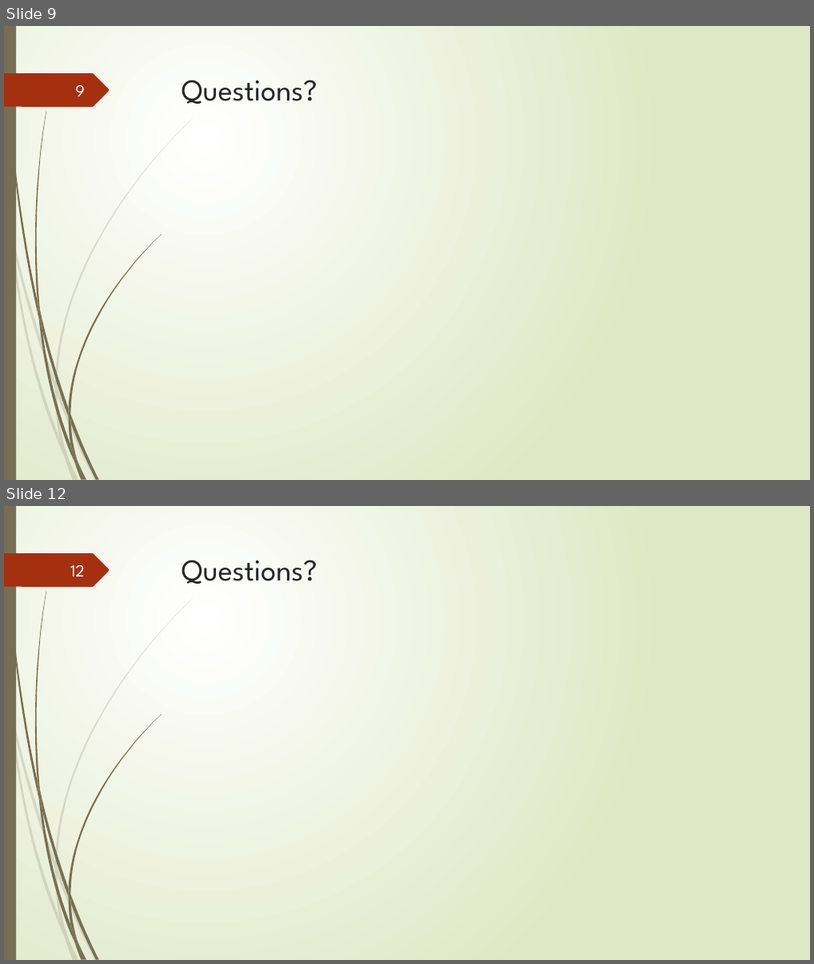
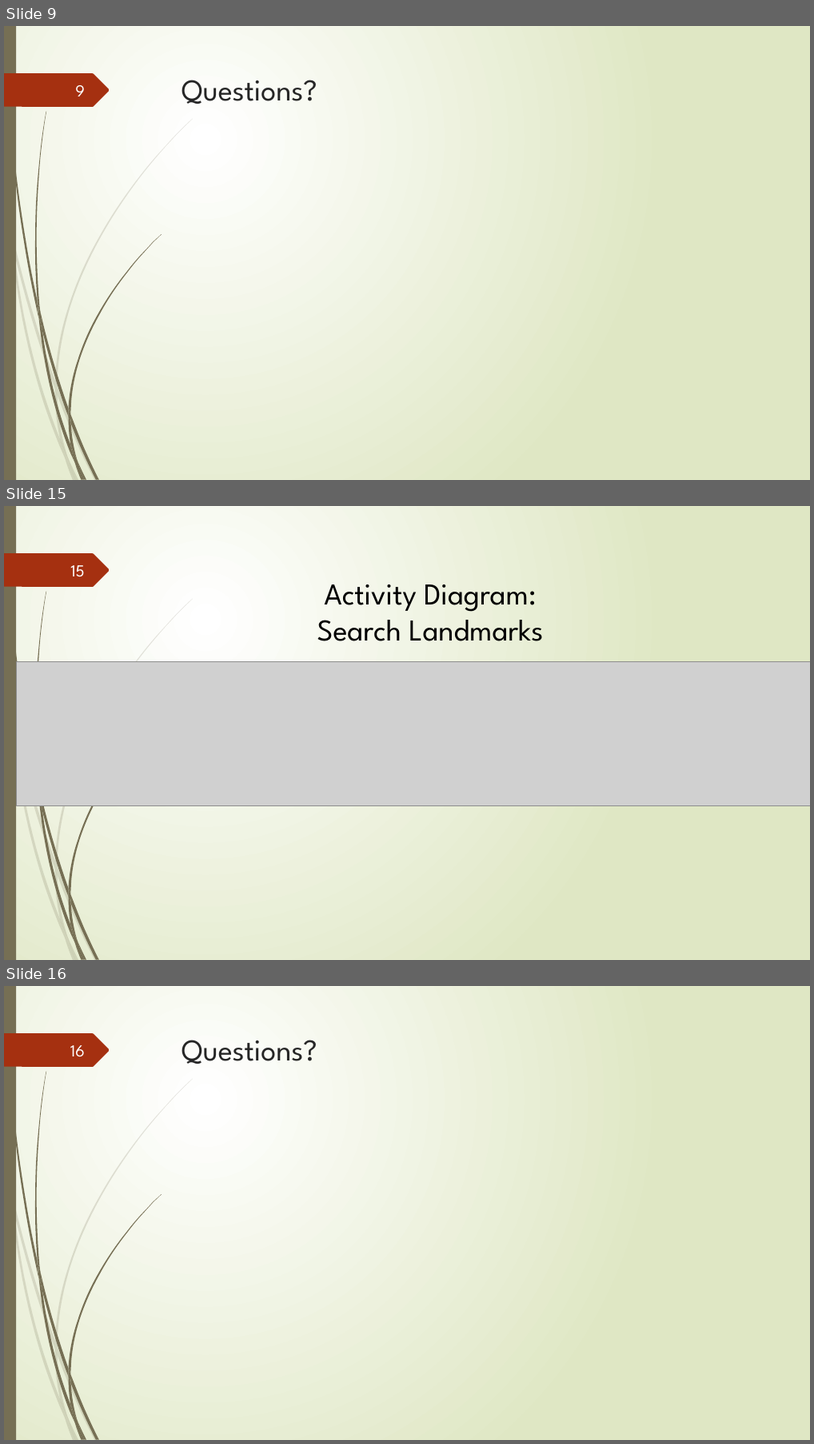
Before and after one commit to junmin-yee/Landmarked, a slide deck: Presentations/Sprint01_ReviewMeeting.pptx. Shown one above the other, each under a label of ours: slides 9 and 12 before the commit, slides 9, 15 and 16 after it; the slides between them are not shown. The pictures are 814x964 and 814x1444 pixels, drawn with LibreOffice and Linux fonts; fonts in the diff are those of the drawing; grey boxes stand for pictures. Boxes give left, top, right and bottom in pixels: in the first picture for what was removed or moved away, otherwise in the second. Text is boxed around its words. In the diff, an @@ line names an element or a change of style, - is before the commit and + after.

Commit message:
Added Design Diagrams
Added UML Design Diagrams

```diff
--- a/Presentations/Sprint01_ReviewMeeting.pptx
+++ b/Presentations/Sprint01_ReviewMeeting.pptx
@@ slide 15 added at (x1=4, y1=506, x2=810, y2=960), background gradient #FFFFFF to #DFE8C4; not listed: 24 template elements that a slide beside it also shows @@
@@ page number added at (x1=70, y1=565, x2=84, y2=577), 20 pt, text #FEFFFF @@
+15
@@ text added at (x1=318, y1=584, x2=543, y2=641), 36 pt, text #000000 @@
+Activity Diagram:
+Search Landmarks
@@ picture added at (x1=17, y1=661, x2=810, y2=805) @@
@@ what was slide 12 is now slide 16 @@
@@ page number at (x1=70, y1=1045, x2=85, y2=1057): text changed @@
-12
+16
```
Also in this commit, not shown: 5 slides changed, 4 other slides added, 1 other file.
